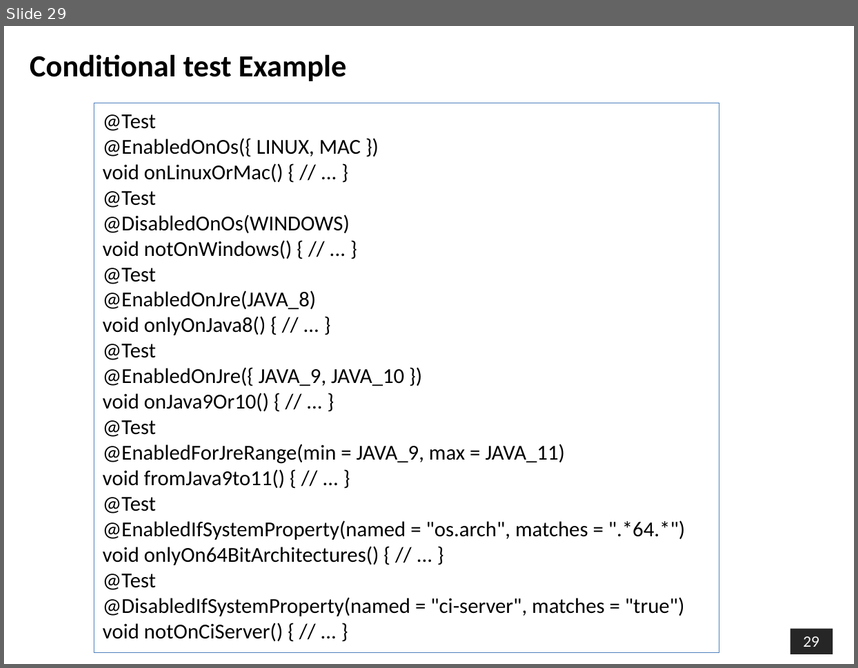
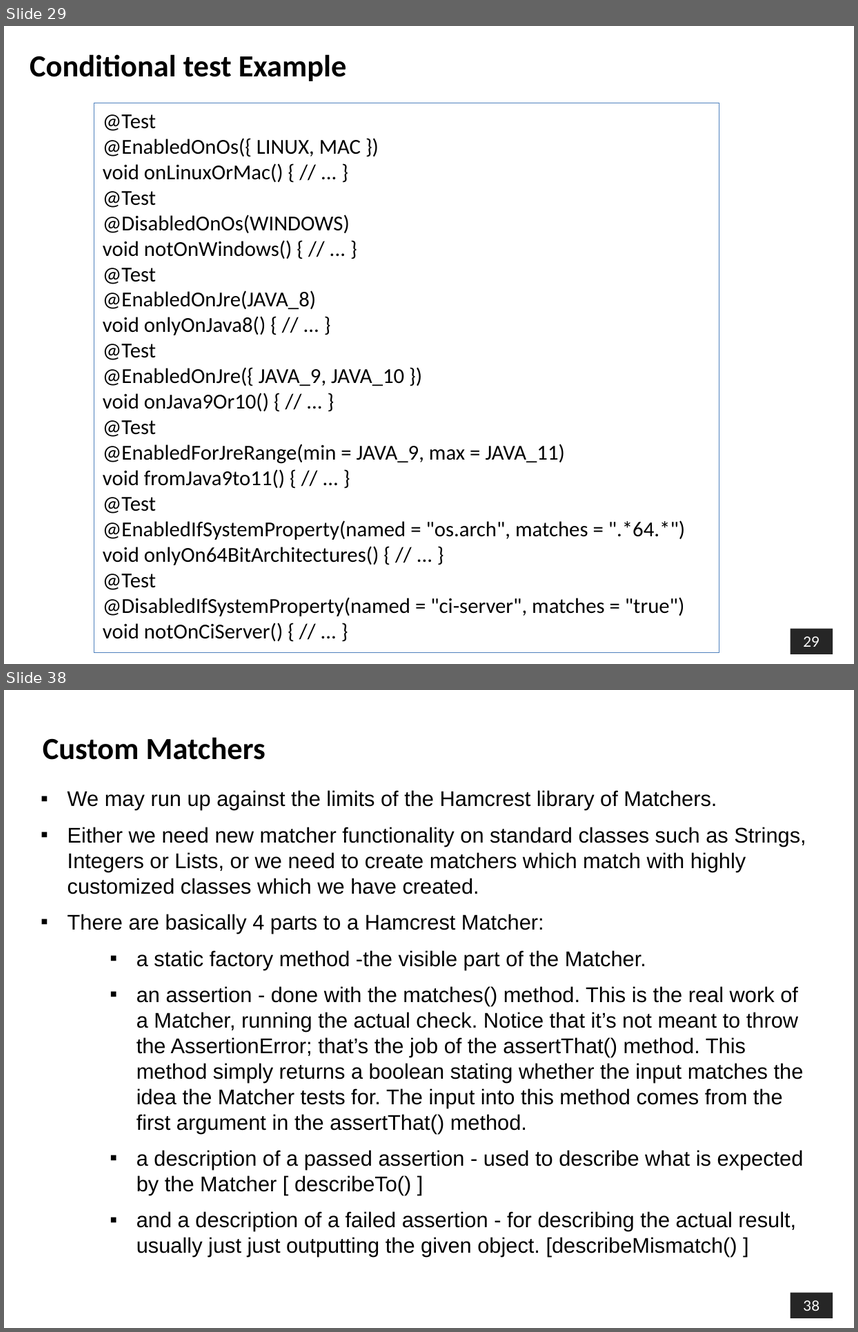
Before and after one commit to shalini06mittal/ConcertoTraining, a slide deck: ppts/Junit/Junit5.pptx. Shown one above the other, each under a label of ours: slide 29 before the commit, slides 29 and 38 after it; the slides between them are not shown. The pictures are 858x668 and 858x1332 pixels, drawn with LibreOffice and Linux fonts; fonts in the diff are those of the drawing; background and template pictures are left out. Boxes give left, top, right and bottom in pixels: in the first picture for what was removed or moved away, otherwise in the second. Text is boxed around its words. In the diff, an @@ line names an element or a change of style, - is before the commit and + after.

```diff
--- a/ppts/Junit/Junit5.pptx
+++ b/ppts/Junit/Junit5.pptx
@@ slide 38 added at (4, 690, 854, 1328), background picture (left out); not listed: 1 template element that a slide beside it also shows @@
@@ text added at (43, 737, 266, 760), 26 pt, text #000000, bold @@
+Custom Matchers
@@ text added at (67, 790, 806, 1256), 18 pt, text #000000 @@
+▪ We may run up against the limits of the Hamcrest library of Matchers.
+▪ Either we need new matcher functionality on standard classes such as Strings, Integers or Lists, or we need to create matchers which match with highly customized classes which we have created.
+▪ There are basically 4 parts to a Hamcrest Matcher:
+  ▪ a static factory method -the visible part of the Matcher.
+  ▪ an assertion - done with the matches() method. This is the real work of a Matcher, running the actual check. Notice that it’s not meant to throw the AssertionError; that’s the job of the assertThat() method. This method simply returns a boolean stating whether the input matches the idea the Matcher tests for. The input into this method comes from the first argument in the assertThat() method.
+  ▪ a description of a passed assertion - used to describe what is expected by the Matcher [ describeTo() ]
+  ▪ and a description of a failed assertion - for describing the actual result, usually just just outputting the given object. [describeMismatch() ]
```
Also in this commit, not shown: 31 other slides added, 33 other files.
